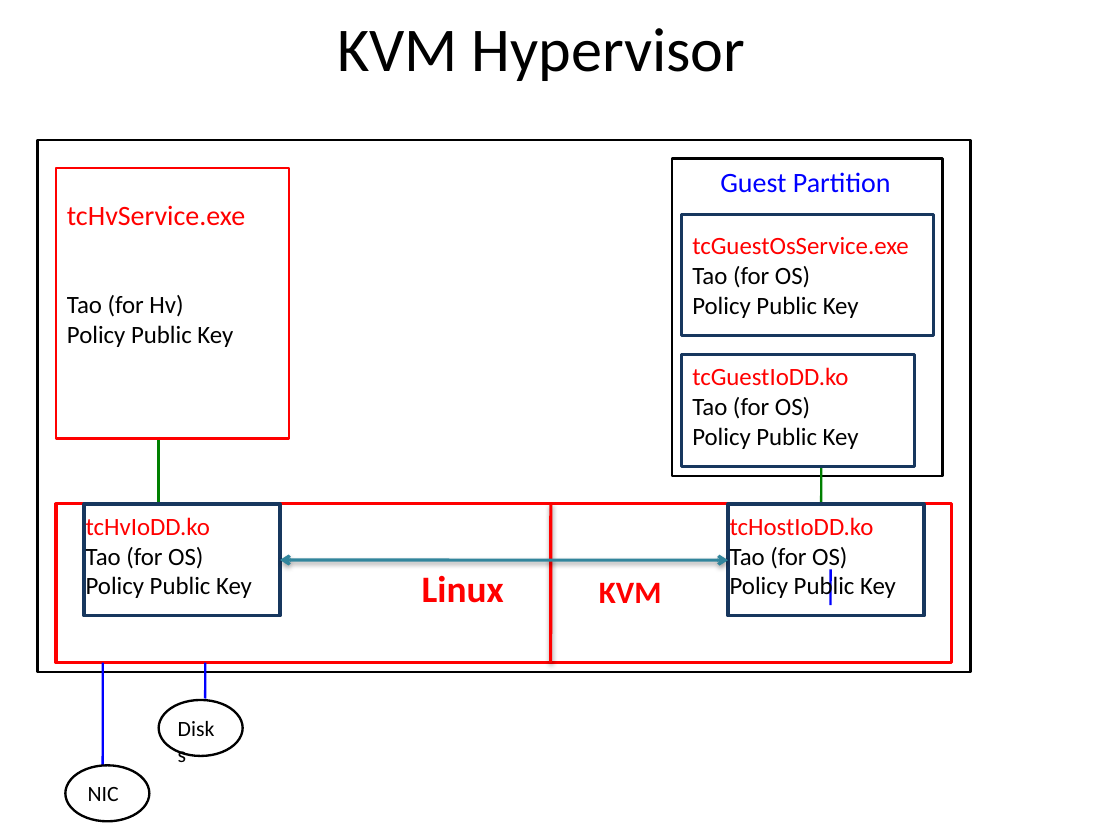
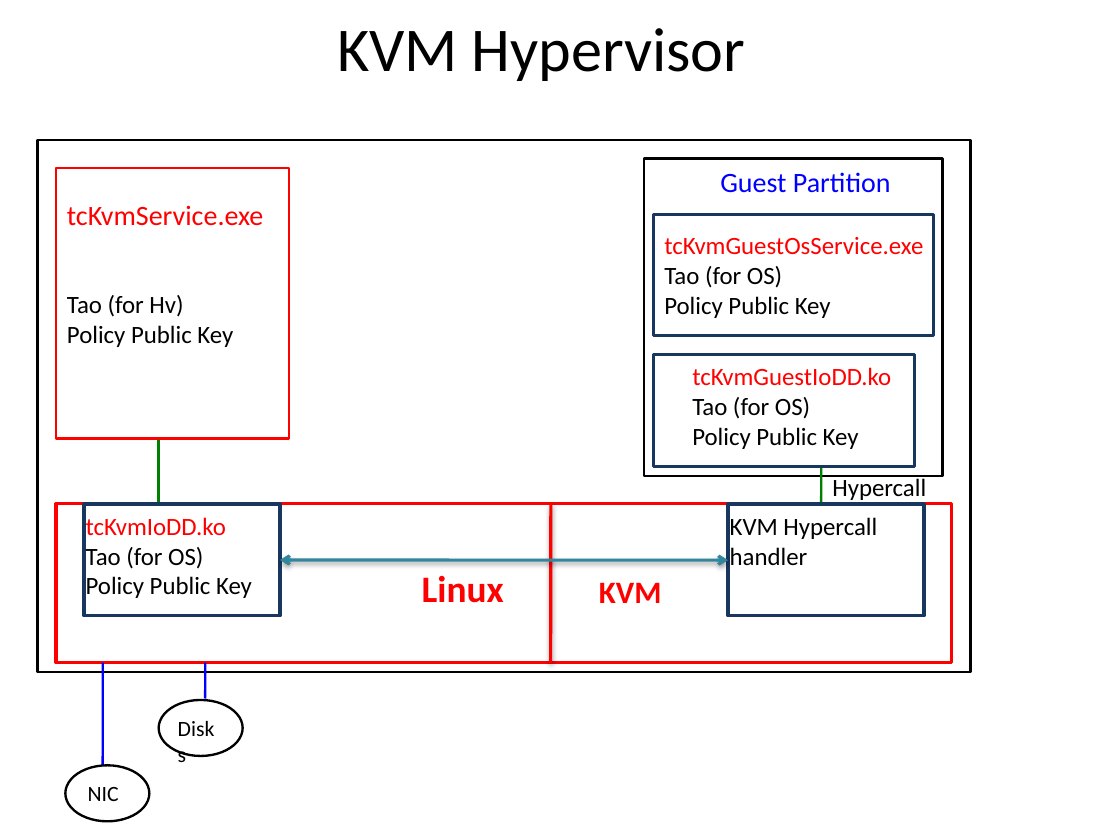
Before and after one commit to jlmucb/cloudproxy, a slide deck: slide 1 of Doc/KVMHv.pptx. Drawn at 1120x840 pixels with LibreOffice and Linux fonts; fonts in the diff are those of the drawing. Boxes give left, top, right and bottom in pixels: in the first picture for what was removed or moved away, otherwise in the second. Text is boxed around its words. In the diff, an @@ line names an element or a change of style, - is before the commit and + after.

```diff
--- a/Doc/KVMHv.pptx
+++ b/Doc/KVMHv.pptx
@@ rectangle: place and size @@
-rectangle at <box>672,159,943,476</box>
+rectangle at <box>644,159,943,476</box>
@@ text at <box>67,205,263,226</box>: text changed @@
-tcHvService.exe
+tcKvmService.exe
@@ text "tcKvmGuestOsService.exe": place and size @@
-text "tcKvmGuestOsService.exe" at <box>692,237,908,318</box>
+text "tcKvmGuestOsService.exe" at <box>664,237,923,318</box>
@@ rectangle: place and size @@
-rectangle at <box>681,215,933,336</box>
+rectangle at <box>653,215,933,336</box>
@@ text at <box>664,237,923,255</box>: text changed @@
-tcGuestOsService.exe
+tcKvmGuestOsService.exe
@@ rectangle: place and size @@
-rectangle at <box>681,355,914,467</box>
+rectangle at <box>653,355,914,467</box>
@@ text at <box>692,367,891,386</box>: text changed @@
-tcGuestIoDD.ko
+tcKvmGuestIoDD.ko
@@ text added at <box>832,476,926,500</box>, 16 pt, text #000000 @@
+Hypercall
@@ text at <box>86,517,226,535</box>: text changed @@
-tcHvIoDD.ko
+tcKvmIoDD.ko
@@ text at <box>730,517,877,565</box>: text changed @@
-tcHostIoDD.ko
-Tao (for OS)
-Policy Public Key
+KVM Hypercall handler
@@ line removed from (831, 569) to (830, 605) @@
```
Also in this commit, not shown: 1 other file.
